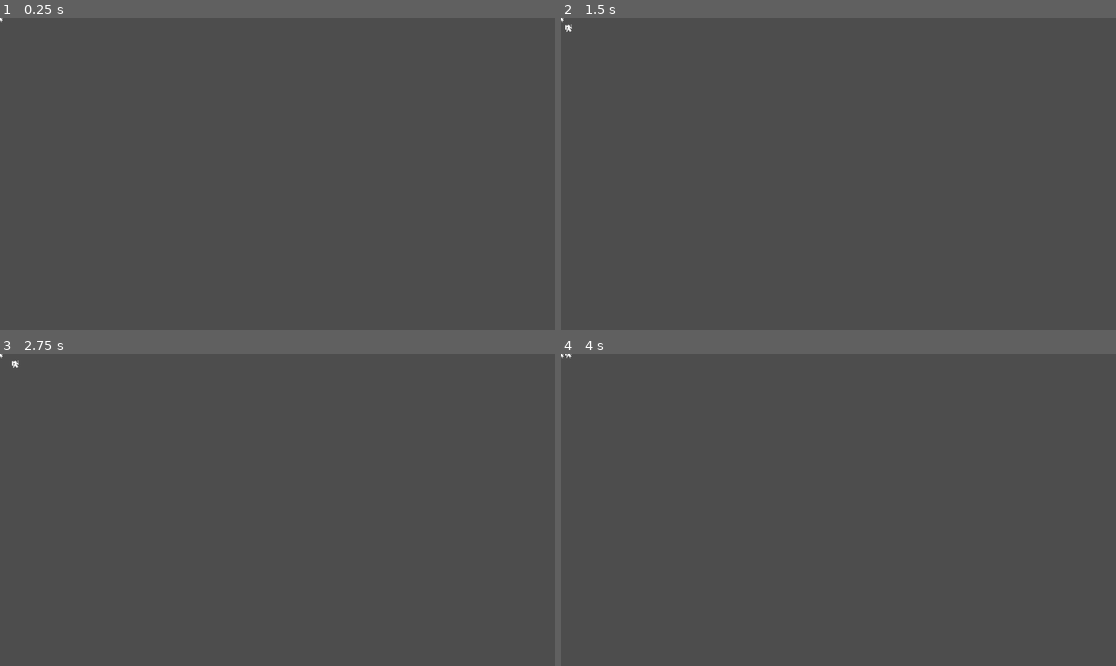
Above: before the commit, frames 1-4 (two rows, left to right).
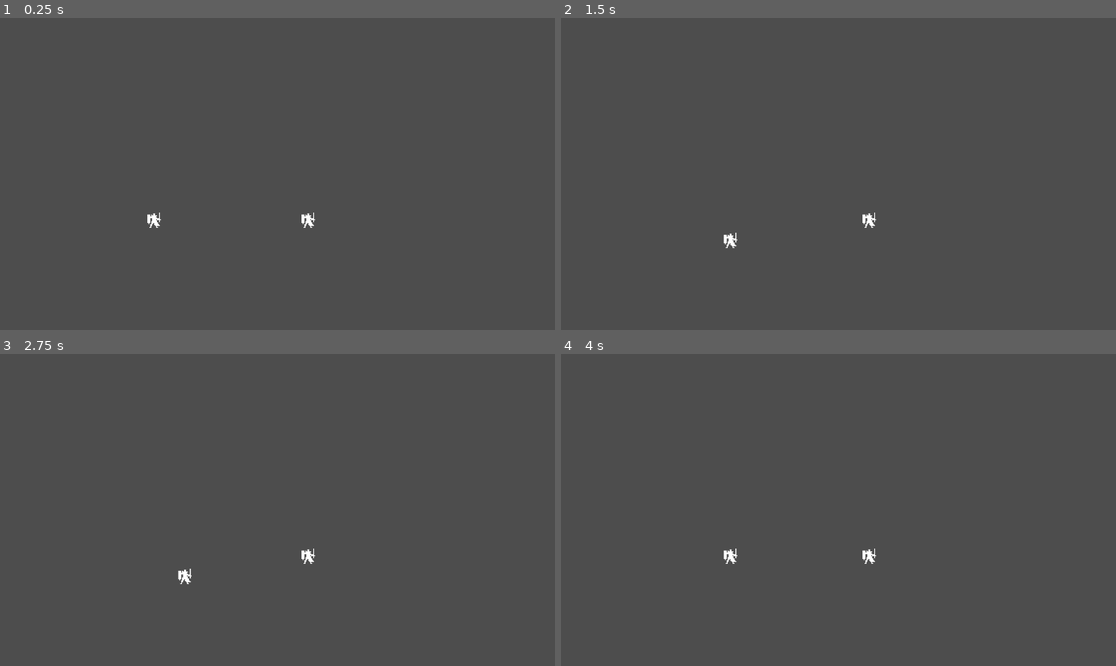
Above: after the commit, the same moments.

Repository: OrdiNeu/2025-7WRL
Game: Godot game, scene res://Scenes/game.tscn
The game is run twice, just before and just after one commit, with the same random seed, the same clock (stepped at 60 frames per second) and the same inputs. Before the commit the project starts from res://game.tscn.
Inputs:
- Up to frame 1 (0.25 s): no input
- Up to frame 2 (1.5 s): tap Enter at 0.5 s; hold D (MOVE_RIGHT) 0.53-1.28 s; tap Space at 1.25 s; hold S (MOVE_DOWN) from 1.28 s (still down)
- Up to frame 3 (2.75 s): tap Enter at 2 s; release S (MOVE_DOWN) at 2.03 s; hold D (MOVE_RIGHT) from 2.03 s (still down)
- Up to frame 4 (4 s): tap Space at 2.75 s; release D (MOVE_RIGHT) at 2.78 s; hold W (MOVE_UP) 2.78-3.53 s; tap Enter at 3.5 s; hold A (MOVE_LEFT) from 3.53 s (still down)

The runs differ from the first frame. In frame 1, 0.2% of the frame differs, in the area x 0-57%, y 0-68%; in frame 2, 0.2%, in the area x 0-57%, y 0-74%; in frame 3, 0.2%; in frame 4, 0.2%.

Commit message:
Add entity movement, management and turn order

Diff:
--- a/Scenes/entity.tscn
+++ b/Scenes/entity.tscn
@@ -1,9 +1,11 @@
 [gd_scene load_steps=3 format=3 uid="uid://bndcsurprctit"]
 
-[ext_resource type="Script" uid="uid://b3dw2t5nbiwgi" path="res://entity.gd" id="1_hsfu5"]
+[ext_resource type="Script" uid="uid://b3dw2t5nbiwgi" path="res://Scripts/entity.gd" id="1_hsfu5"]
 [ext_resource type="Texture2D" uid="uid://brc228v1b3l1i" path="res://Art/Monsters.png" id="2_l7g7l"]
 
 [node name="Entity" type="Node2D"]
+texture_filter = 1
+scale = Vector2(2, 2)
 script = ExtResource("1_hsfu5")
 
 [node name="Sprite2D" type="Sprite2D" parent="."]
--- a/game.tscn
+++ b/Scenes/game.tscn
@@ -1,12 +1,14 @@
-[gd_scene load_steps=7 format=3 uid="uid://bbavu0fc5f0xq"]
-
-[ext_resource type="Script" uid="uid://8amt71a0wpdt" path="res://game_manager.gd" id="1_e2o6t"]
-[ext_resource type="Texture2D" uid="uid://brc228v1b3l1i" path="res://Art/Monsters.png" id="2_feb5d"]
-[ext_resource type="PackedScene" uid="uid://c41dj6frfuuja" path="res://Scenes/player.tscn" id="3_feb5d"]
-[ext_resource type="PackedScene" uid="uid://bndcsurprctit" path="res://Scenes/entity.tscn" id="4_fc0e3"]
+[gd_scene load_steps=9 format=3 uid="uid://bbavu0fc5f0xq"]
+
+[ext_resource type="Script" uid="uid://8amt71a0wpdt" path="res://Scripts/game_manager.gd" id="1_i6g32"]
+[ext_resource type="Texture2D" uid="uid://brc228v1b3l1i" path="res://Art/Monsters.png" id="2_1l0tm"]
+[ext_resource type="Script" uid="uid://cacr3lq24l4ju" path="res://Scripts/map_layer.gd" id="3_v158k"]
+[ext_resource type="PackedScene" uid="uid://c41dj6frfuuja" path="res://Scenes/player.tscn" id="4_h4fw4"]
+[ext_resource type="PackedScene" uid="uid://bndcsurprctit" path="res://Scenes/entity.tscn" id="5_ldgsr"]
+[ext_resource type="Script" uid="uid://b4c74wj3uxd55" path="res://Scripts/ent_manager.gd" id="6_o5yvi"]
 
 [sub_resource type="TileSetAtlasSource" id="TileSetAtlasSource_fc0e3"]
-texture = ExtResource("2_feb5d")
+texture = ExtResource("2_1l0tm")
 texture_region_size = Vector2i(16, 24)
 0:0/0 = 0
 1:0/0 = 0
@@ -509,12 +511,22 @@
 
 [node name="Game" type="Node2D"]
 
-[node name="GameManager" type="Node" parent="."]
-script = ExtResource("1_e2o6t")
+[node name="GameManager" type="Node" parent="." node_paths=PackedStringArray("ent_manager")]
+script = ExtResource("1_i6g32")
+ent_manager = NodePath("../EntManager")
 
 [node name="TileMapLayer" type="TileMapLayer" parent="."]
 tile_set = SubResource("TileSet_7jktm")
-
-[node name="Player" parent="." instance=ExtResource("3_feb5d")]
-
-[node name="Entity" parent="." instance=ExtResource("4_fc0e3")]
+script = ExtResource("3_v158k")
+WIDTH = 100
+HEIGHT = 100
+
+[node name="Player" parent="." instance=ExtResource("4_h4fw4")]
+
+[node name="Entity" parent="." instance=ExtResource("5_ldgsr")]
+game_pos = Vector2i(20, 10)
+
+[node name="EntManager" type="Node" parent="." node_paths=PackedStringArray("ents", "player_ent")]
+script = ExtResource("6_o5yvi")
+ents = [NodePath("../Entity"), NodePath("../Player")]
+player_ent = NodePath("../Player")
--- a/Scenes/player.tscn
+++ b/Scenes/player.tscn
@@ -1,10 +1,14 @@
 [gd_scene load_steps=3 format=3 uid="uid://c41dj6frfuuja"]
 
-[ext_resource type="Script" uid="uid://dsnldlnpbqks5" path="res://player.gd" id="1_cvnsp"]
+[ext_resource type="Script" uid="uid://dsnldlnpbqks5" path="res://Scripts/player.gd" id="1_cvnsp"]
 [ext_resource type="Texture2D" uid="uid://brc228v1b3l1i" path="res://Art/Monsters.png" id="2_6t5aa"]
 
 [node name="Player" type="Node2D"]
+texture_filter = 1
+position = Vector2(320, 420)
+scale = Vector2(2, 2)
 script = ExtResource("1_cvnsp")
+game_pos = Vector2i(10, 10)
 
 [node name="Sprite2D" type="Sprite2D" parent="."]
 texture = ExtResource("2_6t5aa")
--- /dev/null
+++ b/Scripts/ent_manager.gd
@@ -0,0 +1,37 @@
+extends Node
+class_name EntManager
+
+@export var ents: Array[Entity]
+@export var player_ent: Player
+
+func _ready() -> void:
+	run_next_turn()
+
+func run_next_turn() -> void:
+	# Execute actions on entities
+	if len(ents) <= 0:
+		print("ERROR: No entities found to execute anything for?")
+		return
+	var ent:Entity = ents[0]
+	ent.finish_turn.connect(on_turn_finish)
+	ent.execute_turn()
+
+func on_turn_finish(ent: Entity, _time_to_next_move: float) -> void:
+	ent.finish_turn.disconnect(on_turn_finish)
+	reset_ent_pos(ent)
+	run_next_turn()
+
+func reset_ent_pos(ent: Entity) -> void:
+	# Remove the ent from our list of ents
+	var ent_pos := ents.find(ent)
+	if ent_pos >= 0:
+		ents.remove_at(ent_pos)
+
+	# Re-add the ent to our list of ents in the correct position
+	var last_pos := 0
+	for i in range(len(ents)):
+		if ents[i].time_to_next_move > ent.time_to_next_move:
+			# ent with later time found; stop here
+			break
+		last_pos = i + 1
+	ents.insert(last_pos, ent)
--- /dev/null
+++ b/Scripts/entity.gd
@@ -0,0 +1,32 @@
+extends Node2D
+
+class_name Entity
+
+signal finish_turn(me: Entity, time_to_next_move: float)
+
+@export var game_pos: Vector2i
+@export var sprite: Sprite2D
+@export var time_to_next_move: float
+@export var is_turn: bool
+
+var CELL_WIDTH := 32
+var CELL_HEIGHT := 42
+
+func reset_position() -> void:
+	position = (game_pos as Vector2) * Vector2(CELL_WIDTH, CELL_HEIGHT);
+
+func _process(_delta: float) -> void:
+	reset_position()
+
+func think() -> void:
+	# pass without doing anything
+	time_to_next_move += 10
+	end_turn()
+
+func execute_turn() -> void:
+	is_turn = true
+	think()
+
+func end_turn() -> void:
+	is_turn = false
+	finish_turn.emit(self, time_to_next_move)
--- /dev/null
+++ b/Scripts/game_manager.gd
@@ -0,0 +1,11 @@
+extends Node
+
+@export var ent_manager: EntManager
+@export var cur_time: int
+
+func _ready() -> void:
+	pass
+
+func finish_player_turn() -> void:
+	# Determine where the player should be added
+	ent_manager.reset_ent_pos(ent_manager.player_ent)
--- /dev/null
+++ b/Scripts/map_layer.gd
@@ -0,0 +1,20 @@
+extends TileMapLayer
+
+class_name MapLayer
+
+@export var walkable: Array[bool]
+@export var WIDTH: int
+@export var HEIGHT: int
+
+func init() -> void:
+	walkable.resize(WIDTH * HEIGHT)
+	walkable.fill(true)
+
+	# initialize the terrain
+	pass
+
+func is_terrain_walkable(x: int, y: int) -> bool:
+	return walkable[y*WIDTH + x]
+
+func in_bounds(x: int, y: int) -> bool:
+	return 0 <= x && x < WIDTH && 0 <= y && y < HEIGHT
--- a/player.gd
+++ b/Scripts/player.gd
@@ -1,22 +1,35 @@
 extends Entity
+
+class_name Player
+
+func move(x: int, y: int) -> void:
+	if is_turn:
+		game_pos += Vector2i(x, y)
+		time_to_next_move += 10
+		end_turn()
+
+func think() -> void:
+	# Don't let our turn auto-pass
+	# Instead, what we do depends on user input, so we wait
+	pass
 
 func _input(event):
 	if event.is_action_pressed("MOVE_UP") \
 		or event.is_action_pressed("MOVE_UPLEFT") \
 		or event.is_action_pressed("MOVE_UPRIGHT"):
-		game_pos += Vector2i(0, -1)
+		move(0, -1)
 	if event.is_action_pressed("MOVE_RIGHT") \
 		or event.is_action_pressed("MOVE_UPRIGHT") \
 		or event.is_action_pressed("MOVE_DOWNRIGHT"):
-		game_pos += Vector2i(+1, 0)
+		move(+1, 0)
 	if event.is_action_pressed("MOVE_LEFT") \
 		or event.is_action_pressed("MOVE_UPLEFT") \
 		or event.is_action_pressed("MOVE_DOWNLEFT"):
-		game_pos += Vector2i(-1, 0)
+		move(-1, 0)
 	if event.is_action_pressed("MOVE_DOWN") \
 		or event.is_action_pressed("MOVE_DOWNLEFT") \
 		or event.is_action_pressed("MOVE_DOWNRIGHT"):
-		game_pos += Vector2i(0, +1)
+		move(0, +1)
 
 # temporary movement
 func _process(_delta: float) -> void:
--- a/entity.gd
+++ /dev/null
@@ -1,12 +0,0 @@
-extends Node2D
-
-class_name Entity
-
-@export var game_pos : Vector2i
-@export var sprite : Sprite2D
-
-func reset_position() -> void:
-	position = (game_pos as Vector2) * Vector2(16, 21);
-
-func _process(_delta: float) -> void:
-	reset_position()
--- a/game_manager.gd
+++ /dev/null
@@ -1,4 +0,0 @@
-extends Node
-
-func _init() -> void:
-	print("Test")
--- a/project.godot
+++ b/project.godot
@@ -14,7 +14,7 @@
 config/description="Test roguelike"
 run/main_scene="uid://bbavu0fc5f0xq"
 config/features=PackedStringArray("4.4", "Forward Plus")
-config/icon="res://icon.svg"
+config/icon="res://Art/icon.svg"
 
 [input]
 
Renamed: icon.svg -> Art/icon.svg
Not shown, changed: Art/icon.svg.import
Not shown, added: Scripts/ent_manager.gd.uid
Renamed: entity.gd.uid -> Scripts/entity.gd.uid
Renamed: game_manager.gd.uid -> Scripts/game_manager.gd.uid
Not shown, added: Scripts/map_layer.gd.uid
Renamed: player.gd.uid -> Scripts/player.gd.uid
